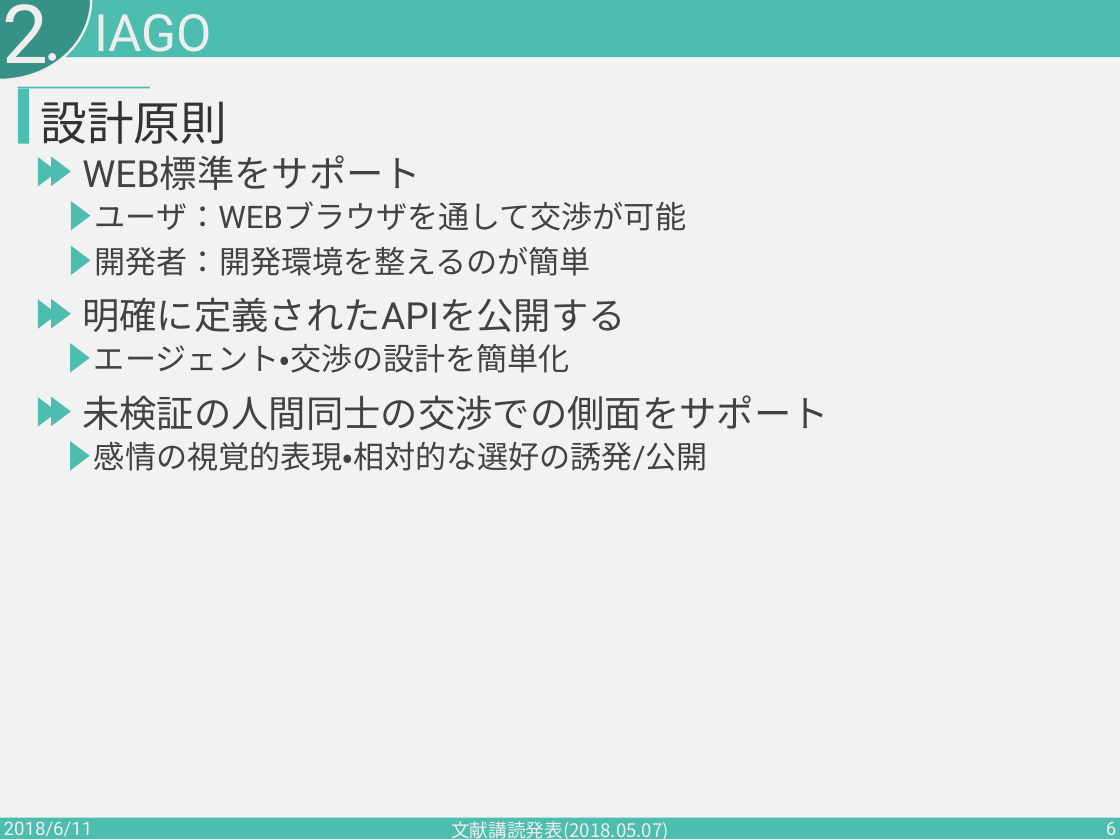
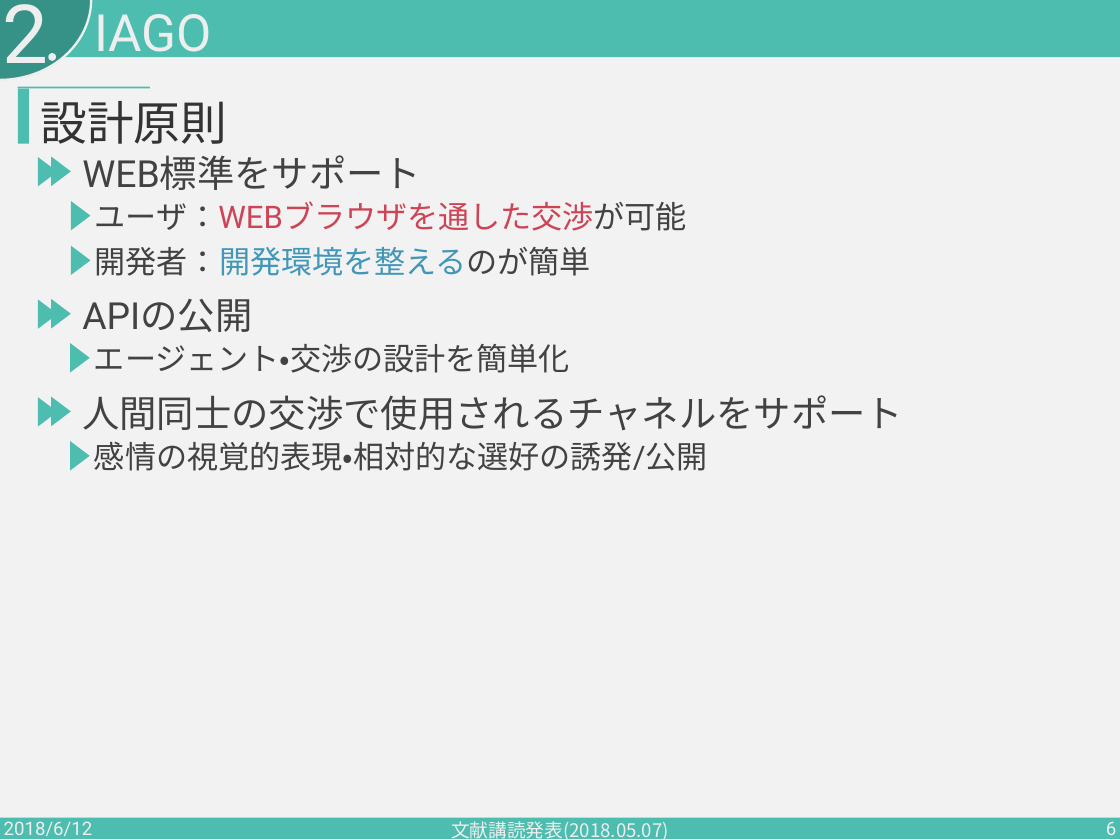
Before and after one commit to PajamaDrive/presentation, a slide deck: slide 6 of presentation_2nd.pptx. Drawn at 1120x840 pixels with LibreOffice and Linux fonts; fonts in the diff are those of the drawing. Boxes give left, top, right and bottom in pixels: in the first picture for what was removed or moved away, otherwise in the second. Text is boxed around its words. In the diff, an @@ line names an element or a change of style, - is before the commit and + after.

```diff
--- a/presentation_2nd.pptx
+++ b/presentation_2nd.pptx
@@ text at [95, 201, 687, 231]: text changed; text colour #424242 to #CE4457 @@
-ユーザ：WEBブラウザを通して交渉が可能
+ユーザ：WEBブラウザを通した交渉が可能
@@ text "開発者：開発環境を整えるのが簡単" at [95, 247, 591, 276]: text colour #424242 to #4197B8 in "開発者：開発環境を整えるのが簡単" @@
@@ text at [82, 299, 252, 332]: text changed @@
-明確に定義されたAPIを公開する
+APIの公開
@@ text at [82, 395, 903, 430]: text changed @@
-未検証の人間同士の交渉での側面をサポート
+人間同士の交渉で使用されるチャネルをサポート
@@ text at [4, 821, 93, 840]: text changed @@
-2018/6/11
+2018/6/12
```
Also in this commit, not shown: 32 other slides changed, 4 slides removed.
